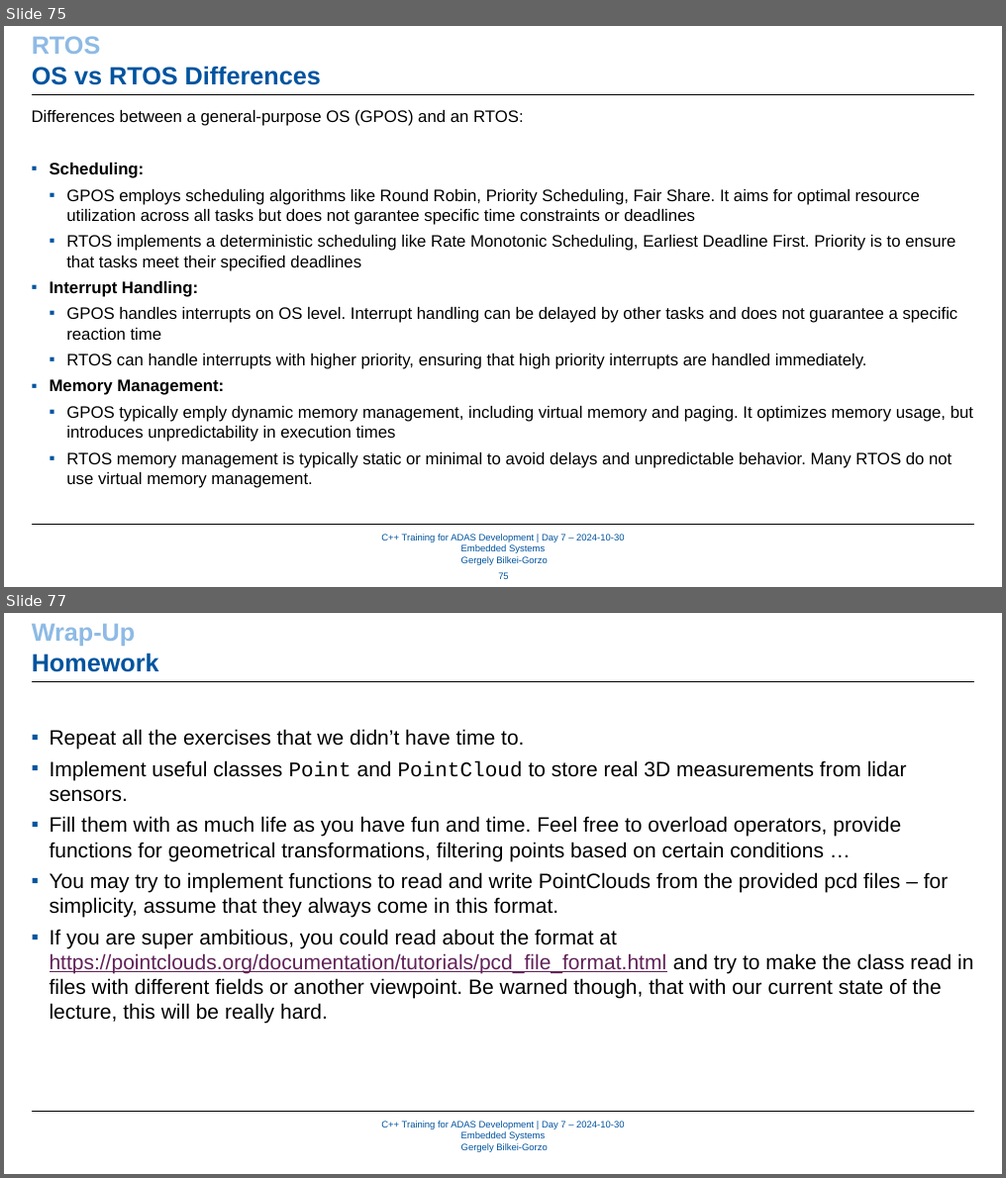
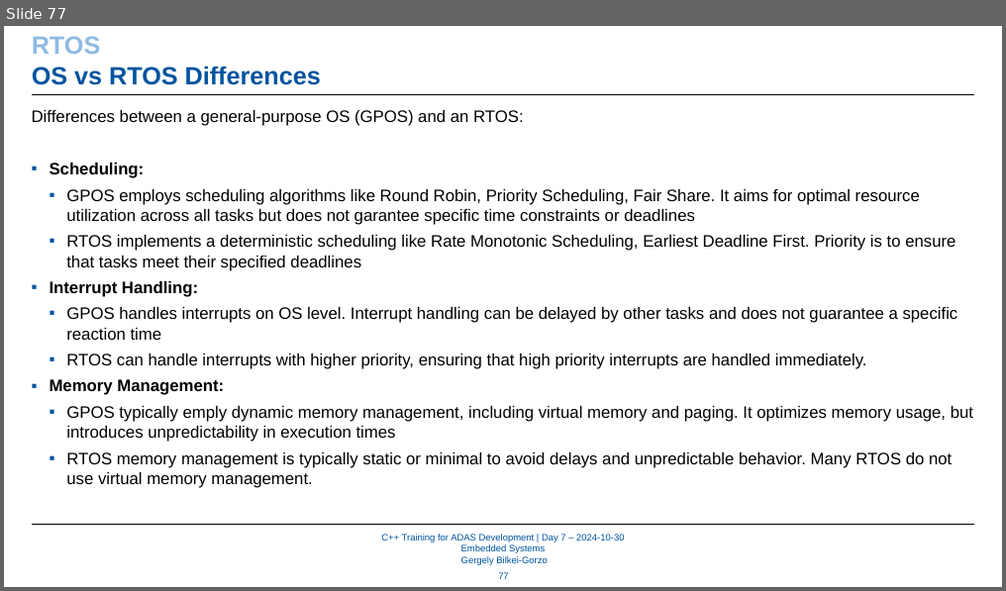
Before and after one commit to WhR4Ven/Diss_Dokument, a slide deck: Vortrag/07_Embedded_Systems.pptx. Shown one above the other, each under a label of ours: slides 75 and 77 before the commit, slide 77 after it; the slides between them are not shown. The pictures are 1006x1178 and 1006x591 pixels, drawn with LibreOffice and Linux fonts; fonts in the diff are those of the drawing; background and template pictures are left out. Boxes give left, top, right and bottom in pixels: in the first picture for what was removed or moved away, otherwise in the second. Text is boxed around its words. In the diff, an @@ line names an element or a change of style, - is before the commit and + after.

```diff
--- a/Vortrag/07_Embedded_Systems.pptx
+++ b/Vortrag/07_Embedded_Systems.pptx
@@ slide 77 removed at (4, 613, 1002, 1174), background #FFFFFF; not listed: 3 template elements that a slide beside it also shows @@
@@ text removed at (32, 624, 159, 672) @@
-Wrap-Up
-Homework
@@ text removed at (50, 729, 973, 1024) @@
-▪ Repeat all the exercises that we didn’t have time to.
-▪ Implement useful classes Point and PointCloud to store real 3D measurements from lidar sensors.
-▪ Fill them with as much life as you have fun and time. Feel free to overload operators, provide functions for geometrical transformations, filtering points based on certain conditions …
-▪ You may try to implement functions to read and write PointClouds from the provided pcd files – for simplicity, assume that they always come in this format.
-▪ If you are super ambitious, you could read about the format at https://pointclouds.org/documentation/tutorials/pcd_file_format.html and try to make the class read in files with different fields or another viewpoint. Be warned though, that with our current state of the lecture, this will be really hard.
@@ what was slide 75 is now slide 77 @@
@@ page number at (498, 572, 509, 579): text changed @@
-75
+77
```
Also in this commit, not shown: 11 slides changed, 2 slides added, 3 other slides removed.
